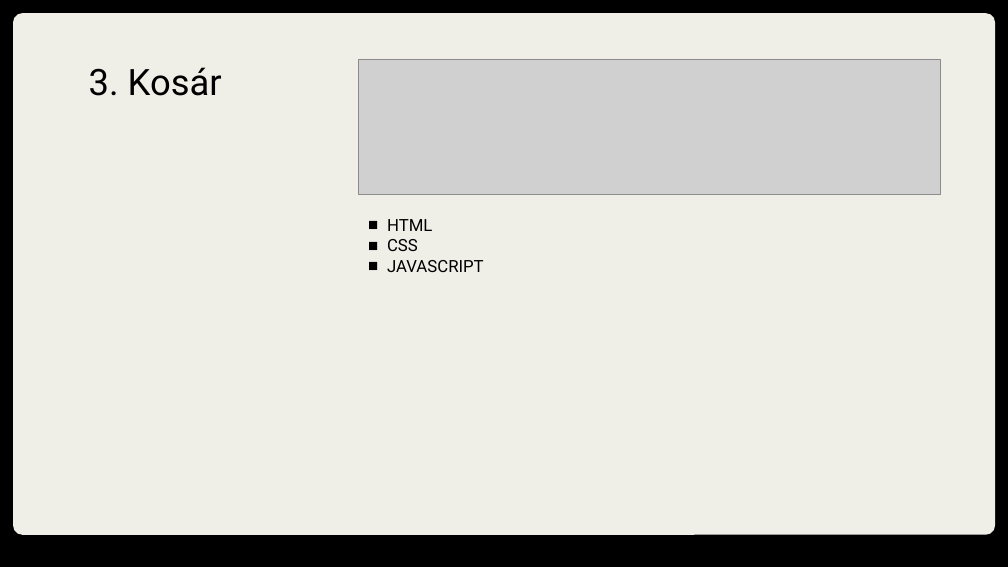
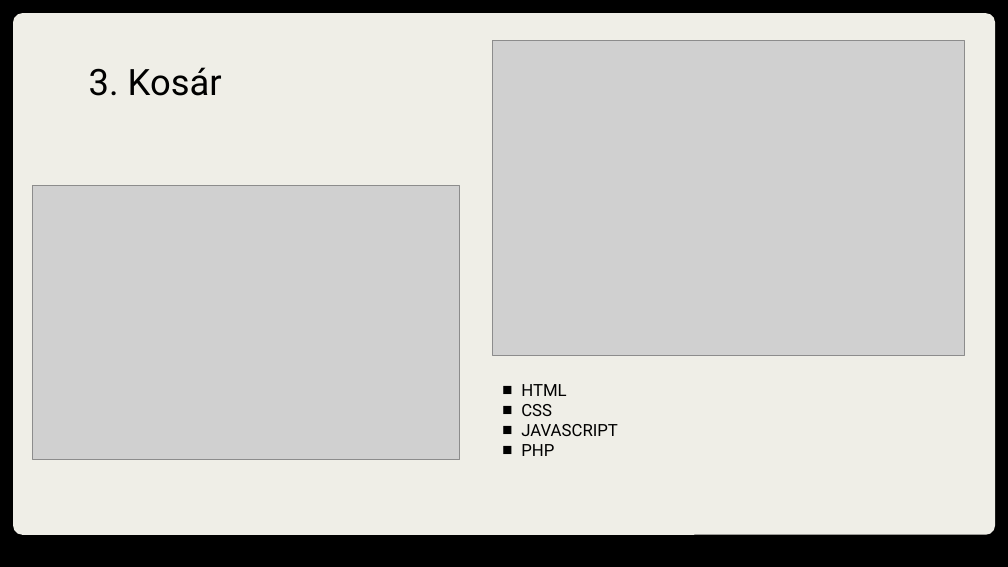
Before and after one commit to RubovszkiB/KaroraWebshop, a slide deck: slide 8 of KarÓraWebShop.pptx. Drawn at 1008x567 pixels with LibreOffice and Linux fonts; fonts in the diff are those of the drawing; grey boxes stand for pictures. Boxes give left, top, right and bottom in pixels: in the first picture for what was removed or moved away, otherwise in the second. Text is boxed around its words. In the diff, an @@ line names an element or a change of style, - is before the commit and + after.

```diff
--- a/KarÓraWebShop.pptx
+++ b/KarÓraWebShop.pptx
@@ picture: place and size @@
-picture at (358, 59, 940, 195)
+picture at (492, 40, 964, 356)
@@ picture added at (32, 185, 459, 460) @@
@@ subtitle "HTML": place and size @@
-subtitle "HTML" at (387, 219, 484, 272)
+subtitle "HTML" at (521, 384, 618, 456)
@@ subtitle at (521, 444, 554, 456): paragraph added @@
+■ PHP
```
Also in this commit, not shown: 3 other slides changed.
